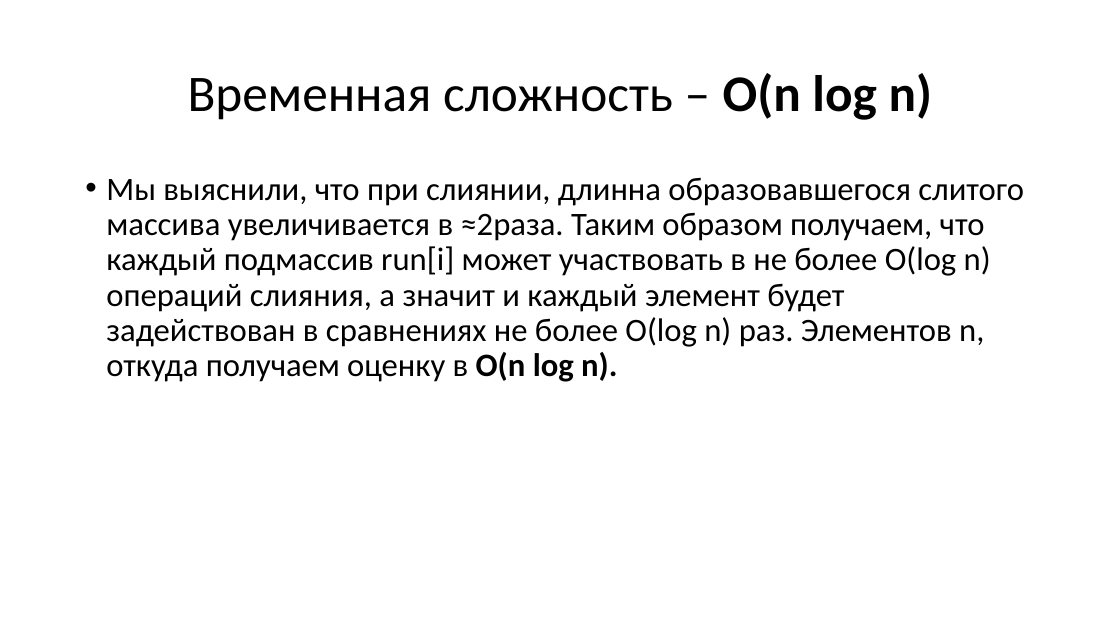
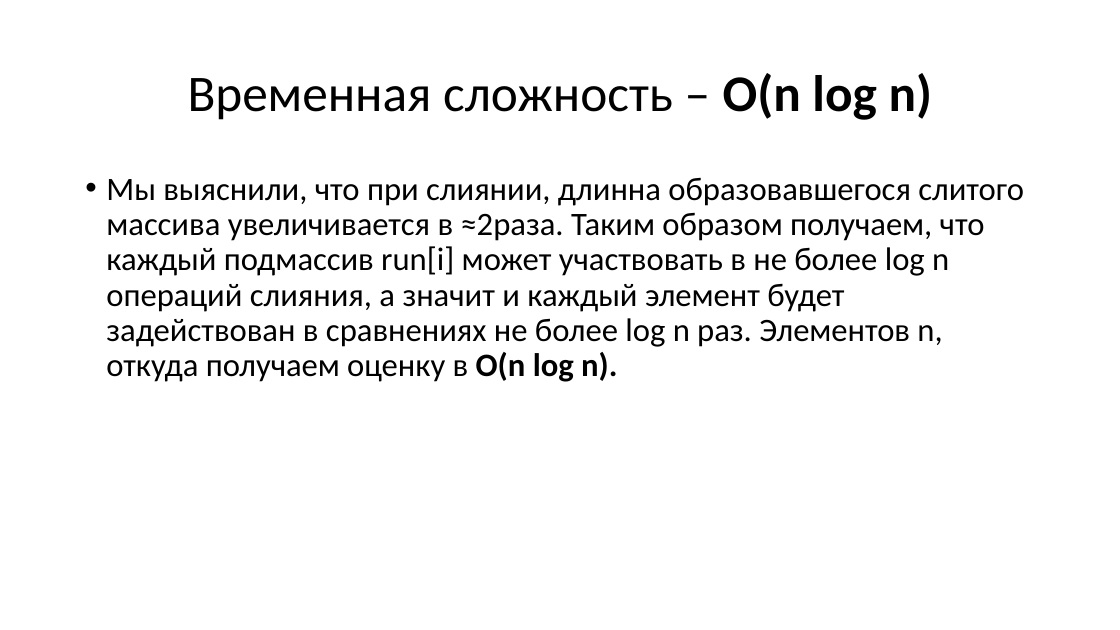
Before and after one commit to ge1up/semesterWorkFirst_TimSort, a slide deck: slide 10 of Timsort.pptx. Drawn at 1120x630 pixels with LibreOffice and Linux fonts; fonts in the diff are those of the drawing. Boxes give left, top, right and bottom in pixels: in the first picture for what was removed or moved away, otherwise in the second. Text is boxed around its words. In the diff, an @@ line names an element or a change of style, - is before the commit and + after.

```diff
--- a/Timsort.pptx
+++ b/Timsort.pptx
@@ text at [106,178,1024,382]: text changed @@
-• Мы выяснили, что при слиянии, длинна образовавшегося слитого массива увеличивается в ≈2раза. Таким образом получаем, что каждый подмассив run[i] может участвовать в не более O(log n) операций слияния, а значит и каждый элемент будет задействован в сравнениях не более O(log n) раз. Элементов n, откуда получаем оценку в O(n log n).
+• Мы выяснили, что при слиянии, длинна образовавшегося слитого массива увеличивается в ≈2раза. Таким образом получаем, что каждый подмассив run[i] может участвовать в не более log n операций слияния, а значит и каждый элемент будет задействован в сравнениях не более log n раз. Элементов n, откуда получаем оценку в O(n log n).
```
Also in this commit, not shown: 4 other slides changed.
